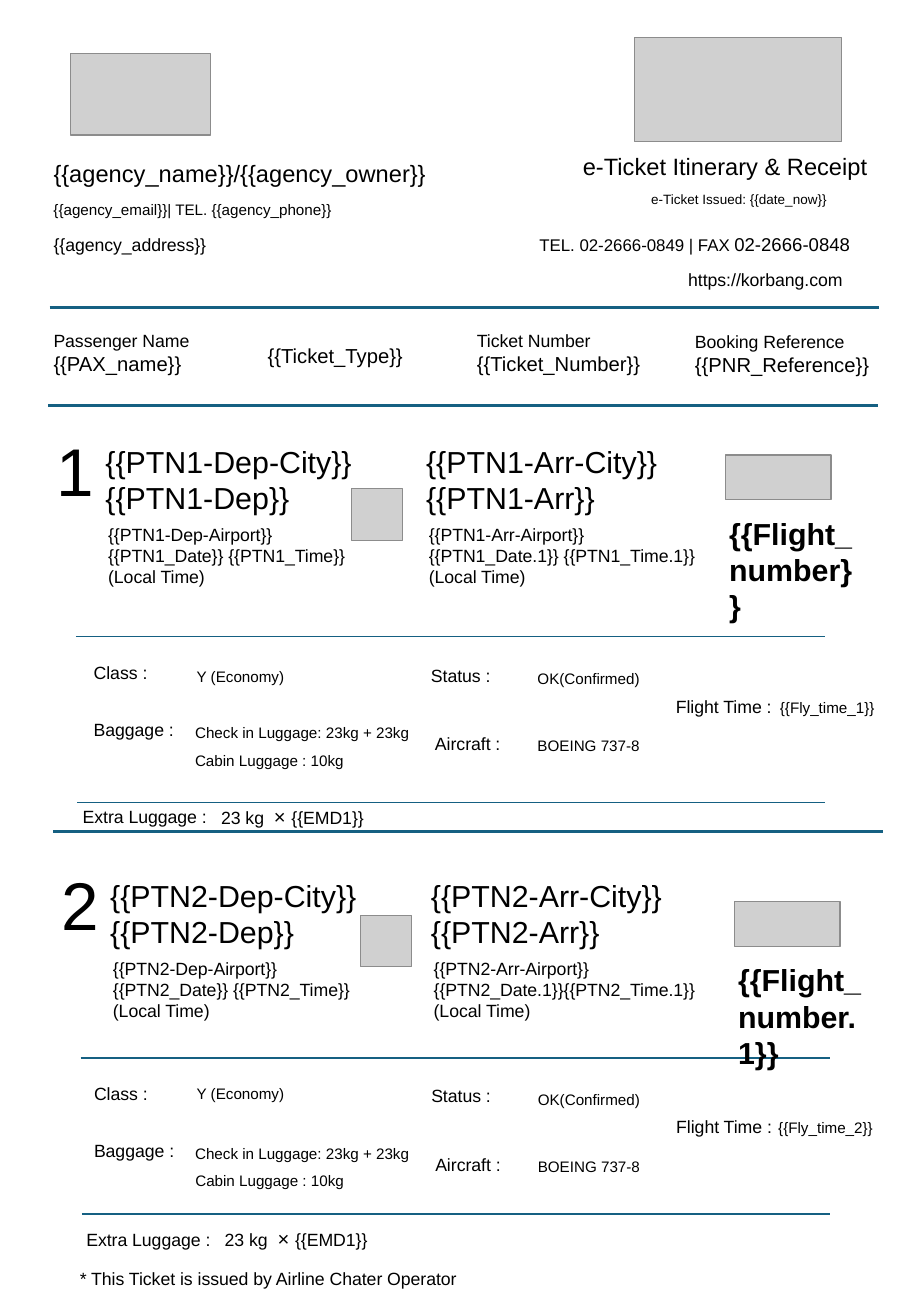
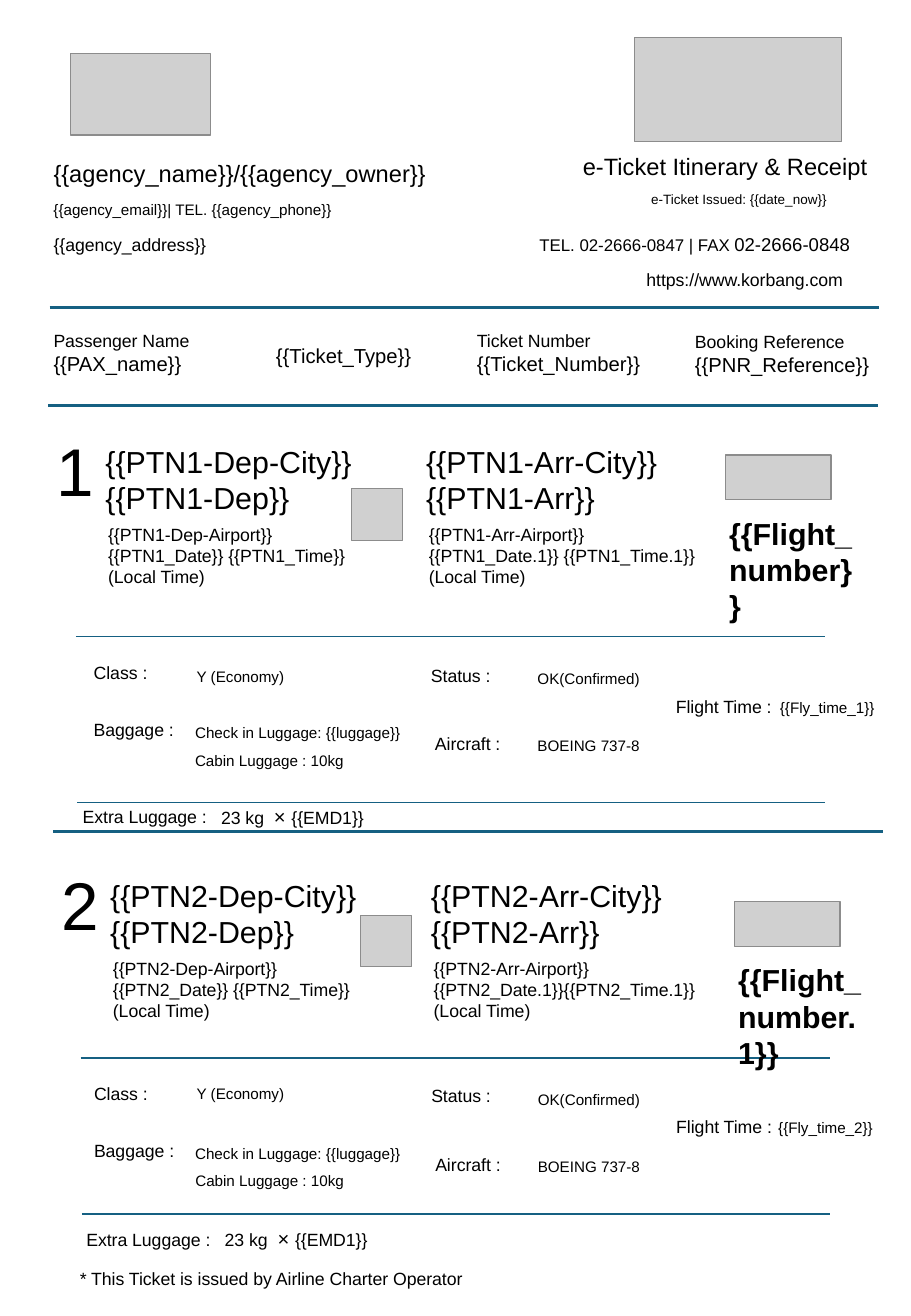
Before and after one commit to shehab-01/airline-ticket-printing-system, a slide deck: slide 1 of backend/templates/ticket_template_roundtrip.pptx. Drawn at 911x1316 pixels with LibreOffice and Linux fonts; fonts in the diff are those of the drawing; grey boxes stand for pictures. Boxes give left, top, right and bottom in pixels: in the first picture for what was removed or moved away, otherwise in the second. Text is boxed around its words. In the diff, an @@ line names an element or a change of style, - is before the commit and + after.

Commit message:
added BOS passenger type

```diff
--- a/backend/templates/ticket_template_roundtrip.pptx
+++ b/backend/templates/ticket_template_roundtrip.pptx
@@ text at (x1=539, y1=238, x2=850, y2=252): text changed @@
-TEL. 02-2666-0849 | FAX 02-2666-0848
+TEL. 02-2666-0847 | FAX 02-2666-0848
@@ text at (x1=646, y1=273, x2=842, y2=290): text changed @@
-https://korbang.com
+https://www.korbang.com
@@ text "{{Ticket_Type}}" moved from (x1=268, y1=348, x2=403, y2=368) to (x1=276, y1=348, x2=411, y2=368) @@
@@ text at (x1=195, y1=727, x2=400, y2=741): text changed @@
-Check in Luggage: 23kg + 23kg
+Check in Luggage: {{luggage}}
@@ text at (x1=195, y1=1148, x2=400, y2=1162): text changed @@
-Check in Luggage: 23kg + 23kg
+Check in Luggage: {{luggage}}
@@ text at (x1=91, y1=1272, x2=462, y2=1289): text changed @@
-* This Ticket is issued by Airline Chater Operator
+* This Ticket is issued by Airline Charter Operator
```
Also in this commit, not shown: 5 other files.
